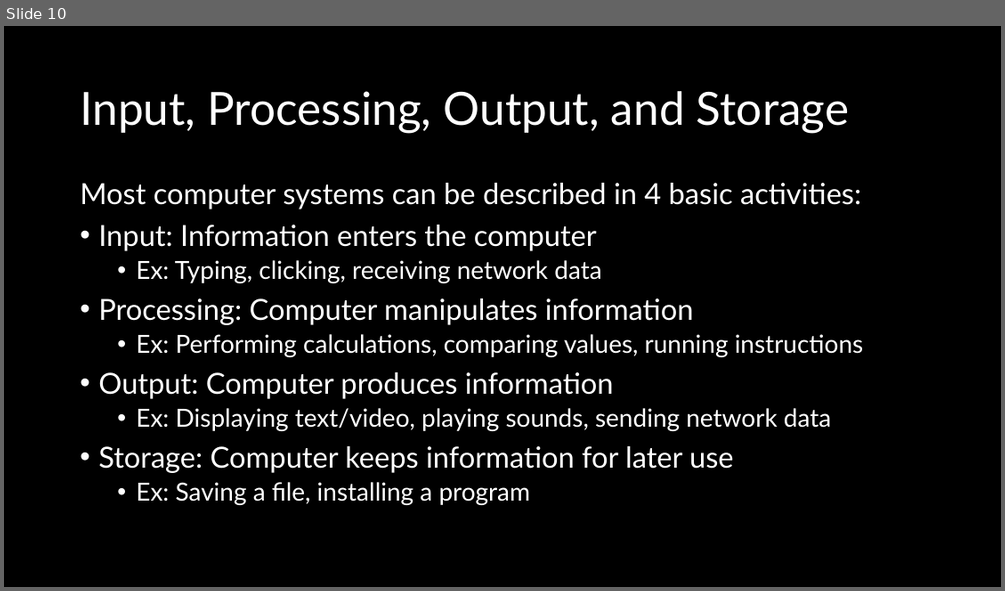
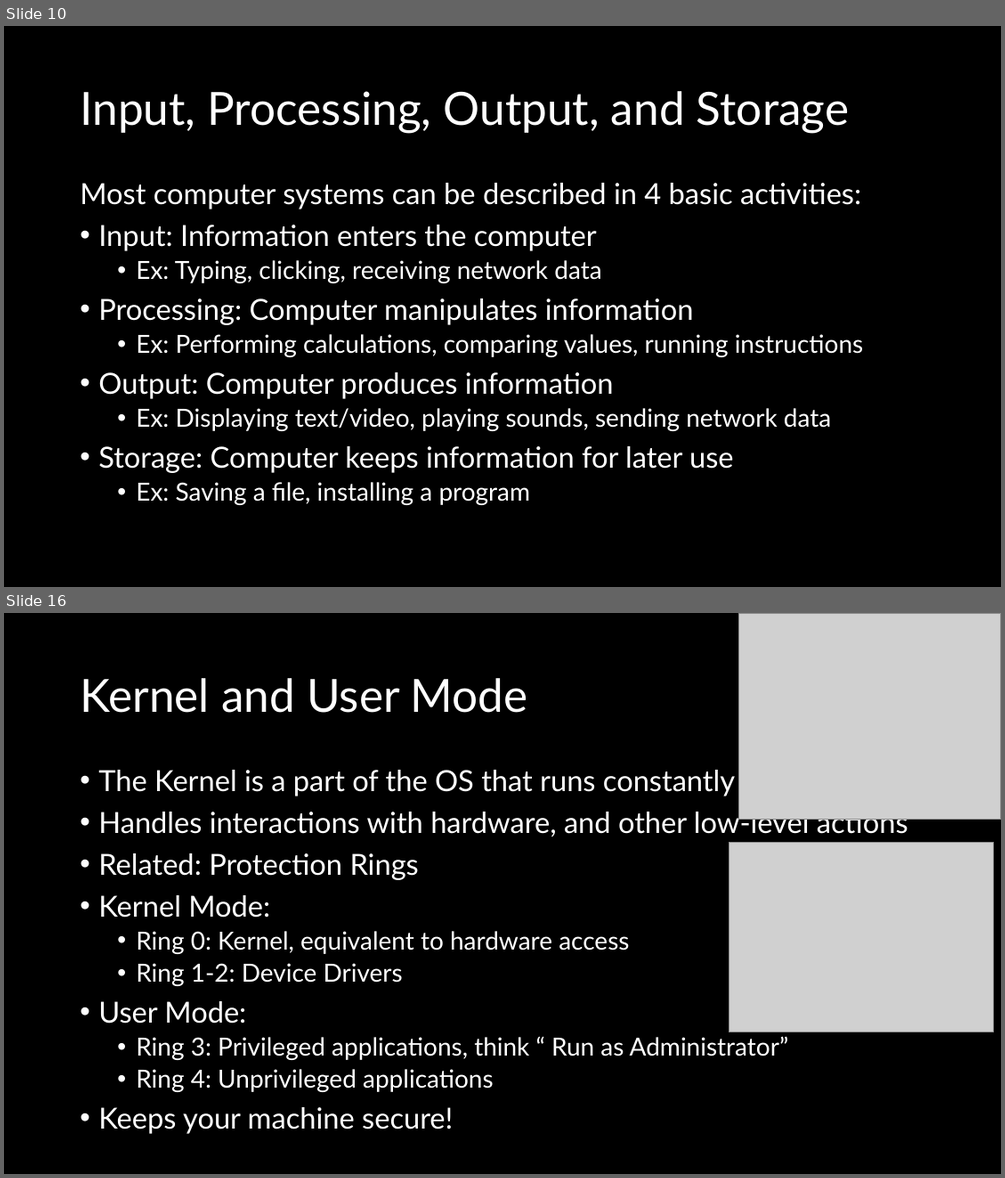
Before and after one commit to d-guh/computer-courses, a slide deck: lessons/00/lesson-00.pptx. Shown one above the other, each under a label of ours: slide 10 before the commit, slides 10 and 16 after it; the slides between them are not shown. The pictures are 1005x591 and 1005x1178 pixels, drawn with LibreOffice and Linux fonts; fonts in the diff are those of the drawing; grey boxes stand for pictures; background and template pictures are left out. Boxes give left, top, right and bottom in pixels: in the first picture for what was removed or moved away, otherwise in the second. Text is boxed around its words. In the diff, an @@ line names an element or a change of style, - is before the commit and + after.

```diff
--- a/lessons/00/lesson-00.pptx
+++ b/lessons/00/lesson-00.pptx
@@ slide 16 added at (4, 613, 1001, 1174), background #000000 @@
@@ picture added at (739, 613, 1001, 819) @@
@@ title added at (80, 678, 528, 713), 44 pt, text #FFFFFF @@
+Kernel and User Mode
@@ text added at (98, 770, 908, 1134), 28 pt, text #FFFFFF @@
+• The Kernel is a part of the OS that runs constantly
+• Handles interactions with hardware, and other low-level actions
+• Related: Protection Rings
+• Kernel Mode:
+  • Ring 0: Kernel, equivalent to hardware access
+  • Ring 1-2: Device Drivers
+• User Mode:
+  • Ring 3: Privileged applications, think “ Run as Administrator”
+  • Ring 4: Unprivileged applications
+• Keeps your machine secure!
@@ picture added at (728, 842, 994, 1032) @@
```
Also in this commit, not shown: 14 slides changed, 3 other slides added, 1 slide removed.
